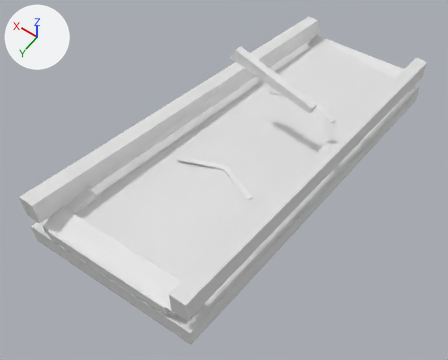
The glTF model assets/source/infrastructure/directorate/conveyors/models/ramp_down/damaged_lod2.glb, before and after one commit.
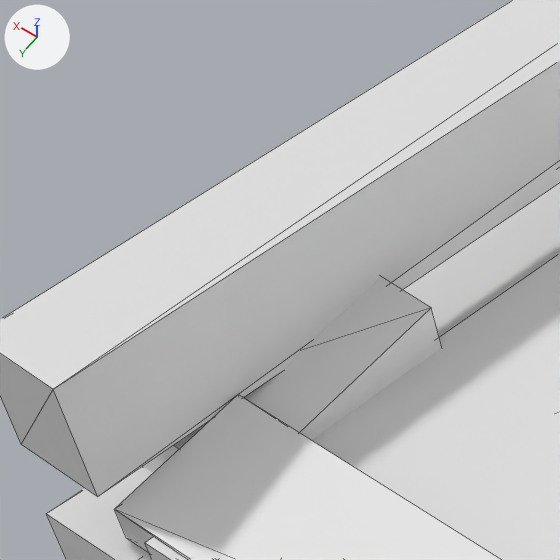
There are two pictures of each version: one whole from a camera (50 mm lens) standing at (-0.2038, 0.3577, 0.8289) and looking at (0.0148, 0.0516, 0.3479), one close up on the part from 5% to 26% of the width and 39% to 65% of the height. The lights are fixed; the arrows at upper left show +X, +Y and +Z. The last two pictures show the newer version. The close-ups show mesh edges as thin lines. Vertices at exactly the same position are counted once.

Script lines for the objects in view, before the commit:
```python
me_damaged_lod2 = bpy.data.meshes.new('damaged_lod2')
me_damaged_lod2.from_pydata(...)  # 120 vertices, 184 faces; spans x -0.078..0.082, y -0.222..0.222, z 0.289..0.461
ob_damaged_lod2 = bpy.data.objects.new('damaged_lod2', me_damaged_lod2)
ob_damaged_lod2.location = (0.0, 0.0, 0.0)
```
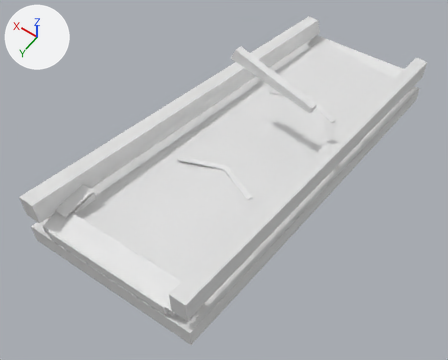
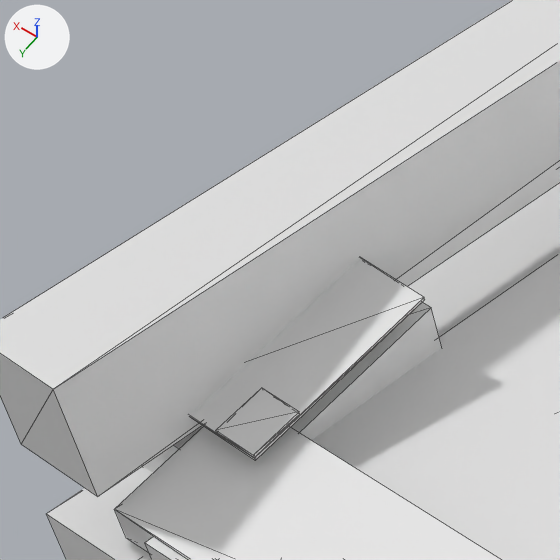
Scene script edits in JSON lines:
```json
{"block": "me_damaged_lod2", "where": "# used by ob_damaged_lod2; location = (0.0, 0.0, 0.0)"}
{"op": "remove", "block": "me_damaged_lod2", "code": "me_damaged_lod2.from_pydata(...)  # 120 vertices, 184 faces; spans x -0.078..0.082, y -0.222..0.222, z 0.289..0.461"}
{"op": "add", "block": "me_damaged_lod2", "code": "me_damaged_lod2.from_pydata(...)  # 136 vertices, 208 faces; spans x -0.078..0.082, y -0.222..0.222, z 0.289..0.461"}
{"block": "me_damaged_lod2", "change": "me_damaged_lod2 part 1: a new loose piece, a box spanning x 0.05556..0.07278, y 0.17444..0.20611, z 0.43083..0.43139"}
{"block": "me_damaged_lod2", "change": "me_damaged_lod2 part 2: a new loose piece, a box spanning x 0.05556..0.06222, y 0.19778..0.20611, z 0.43144..0.432"}
```

What differs and where, as boxes (x1, y1, x2, y2) in the close-ups (560 x 560 px):
```json
{"part": 1, "of": "me_damaged_lod2", "change": "added", "after": [191, 258, 425, 460]}
{"part": 2, "of": "me_damaged_lod2", "change": "added", "after": [216, 388, 300, 457]}
```
